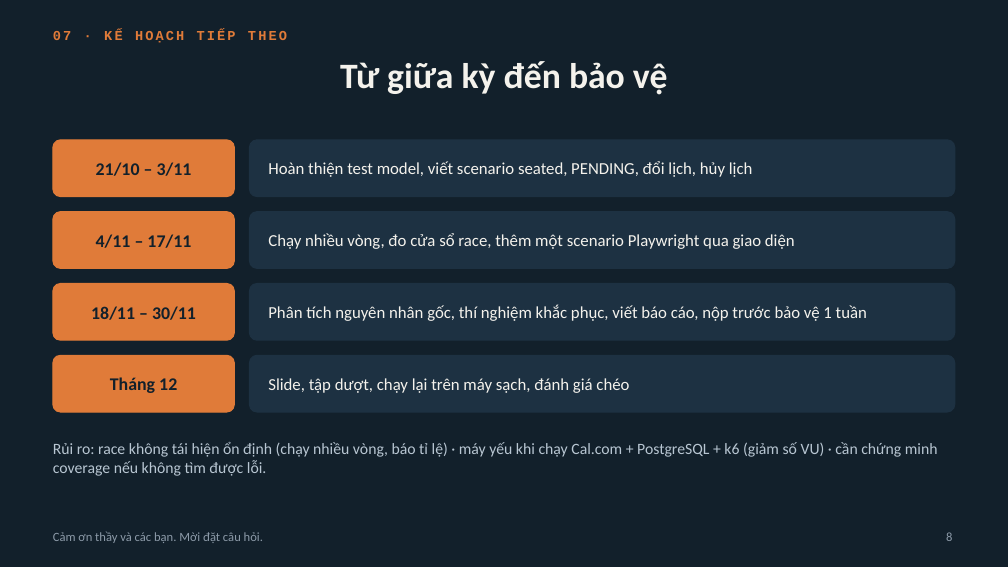
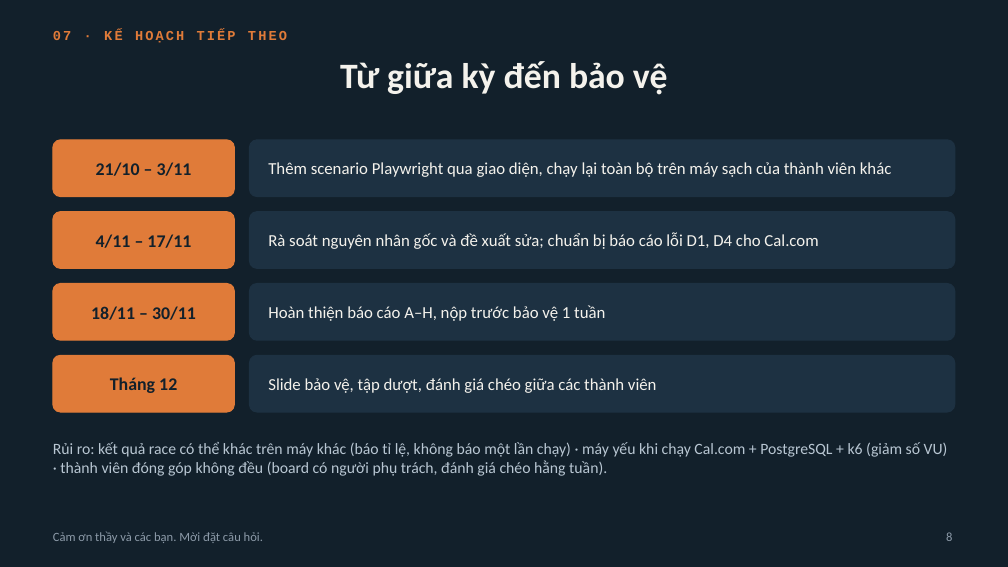
Before and after one commit to 2312741-sudo/kiem_thu_pm, a slide deck: slide 8 of docs/BAO_CAO_GIUA_KY_R05-K15.pptx. Drawn at 1008x567 pixels with LibreOffice and Linux fonts; fonts in the diff are those of the drawing. Boxes give left, top, right and bottom in pixels: in the first picture for what was removed or moved away, otherwise in the second. Text is boxed around its words. In the diff, an @@ line names an element or a change of style, - is before the commit and + after.

```diff
--- a/docs/BAO_CAO_GIUA_KY_R05-K15.pptx
+++ b/docs/BAO_CAO_GIUA_KY_R05-K15.pptx
@@ text at box(268, 162, 892, 177): text changed @@
-Hoàn thiện test model, viết scenario seated, PENDING, đổi lịch, hủy lịch
+Thêm scenario Playwright qua giao diện, chạy lại toàn bộ trên máy sạch của thành viên khác
@@ text at box(268, 233, 818, 249): text changed @@
-Chạy nhiều vòng, đo cửa sổ race, thêm một scenario Playwright qua giao diện
+Rà soát nguyên nhân gốc và đề xuất sửa; chuẩn bị báo cáo lỗi D1, D4 cho Cal.com
@@ text at box(268, 305, 605, 321): text changed @@
-Phân tích nguyên nhân gốc, thí nghiệm khắc phục, viết báo cáo, nộp trước bảo vệ 1 tuần
+Hoàn thiện báo cáo A–H, nộp trước bảo vệ 1 tuần
@@ text at box(268, 378, 657, 393): text changed @@
-Slide, tập dượt, chạy lại trên máy sạch, đánh giá chéo
+Slide bảo vệ, tập dượt, đánh giá chéo giữa các thành viên
@@ text at box(53, 442, 948, 476): text changed @@
-Rủi ro: race không tái hiện ổn định (chạy nhiều vòng, báo tỉ lệ) · máy yếu khi chạy Cal.com + PostgreSQL + k6 (giảm số VU) · cần chứng minh coverage nếu không tìm được lỗi.
+Rủi ro: kết quả race có thể khác trên máy khác (báo tỉ lệ, không báo một lần chạy) · máy yếu khi chạy Cal.com + PostgreSQL + k6 (giảm số VU) · thành viên đóng góp không đều (board có người phụ trách, đánh giá chéo hằng tuần).
```
Also in this commit, not shown: 2 other slides changed, 3 other files.
